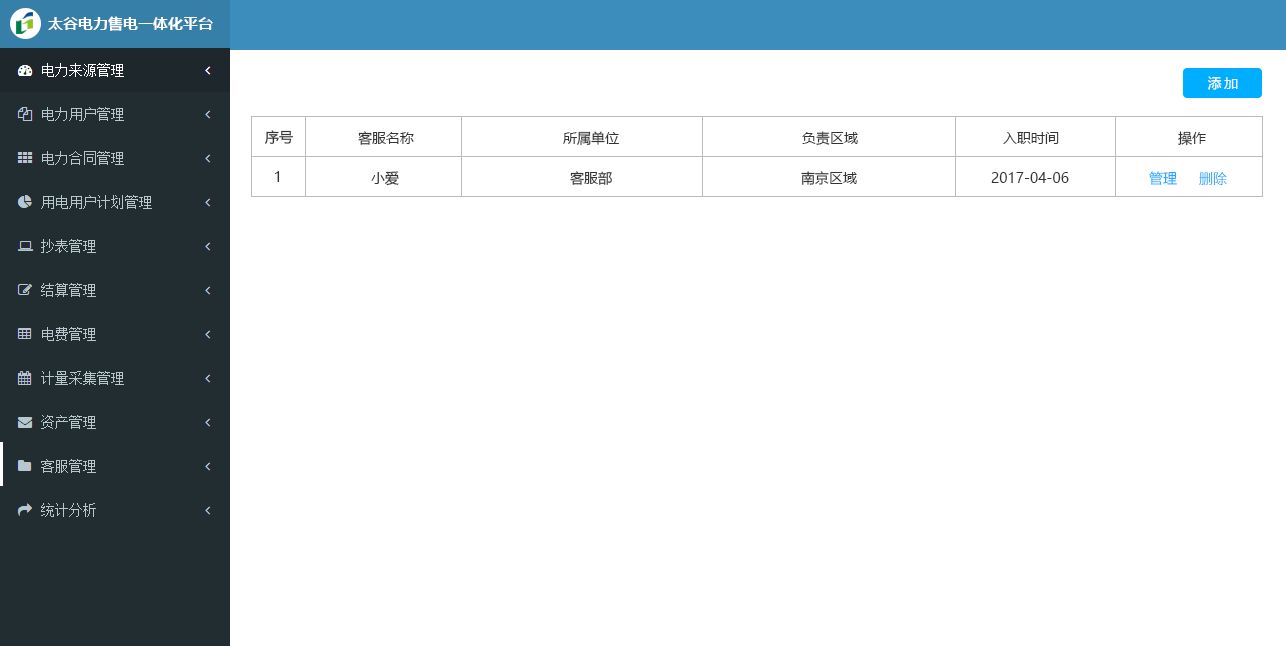
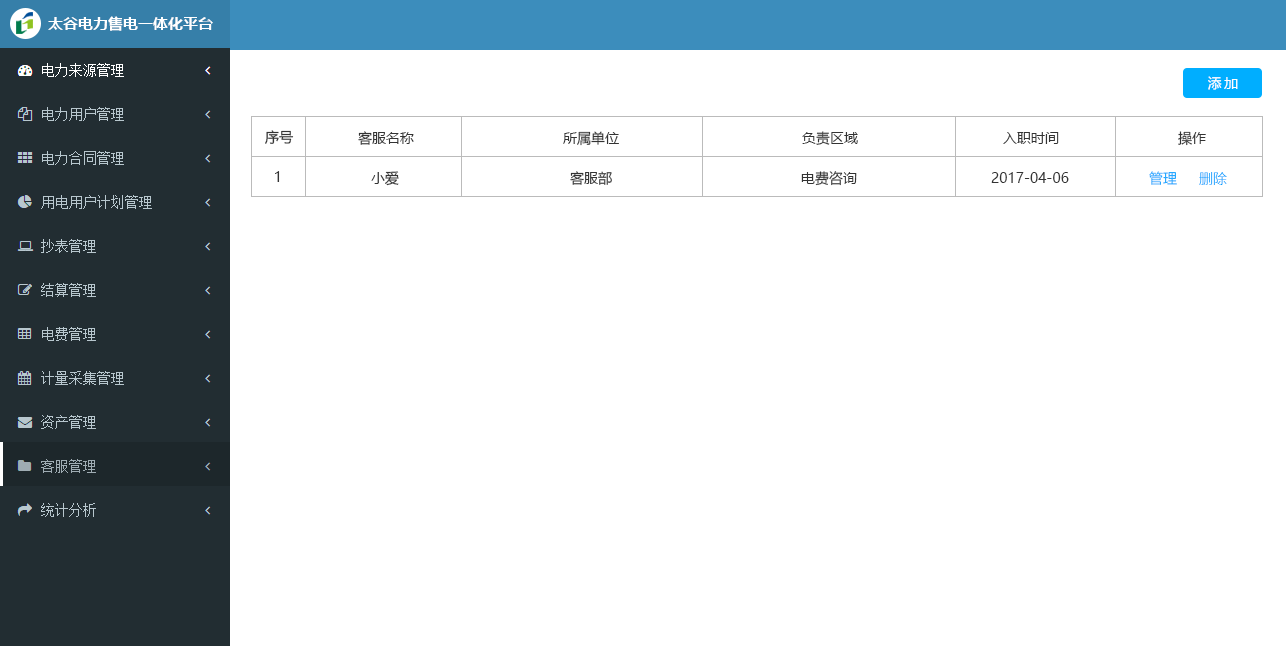
The second (1286, 646) image is a revision of the first. Changes to its layers:
added group "active" with 2 layers in group "1" over 0, 48, 230, 486
added layer "active all" (multiply) in group "active" over 3, 442, 230, 486
added layer "one" in group "active" over 0, 48, 230, 92
renamed "南京区域" to "电费咨询", painted on it over 801, 171, 857, 186
